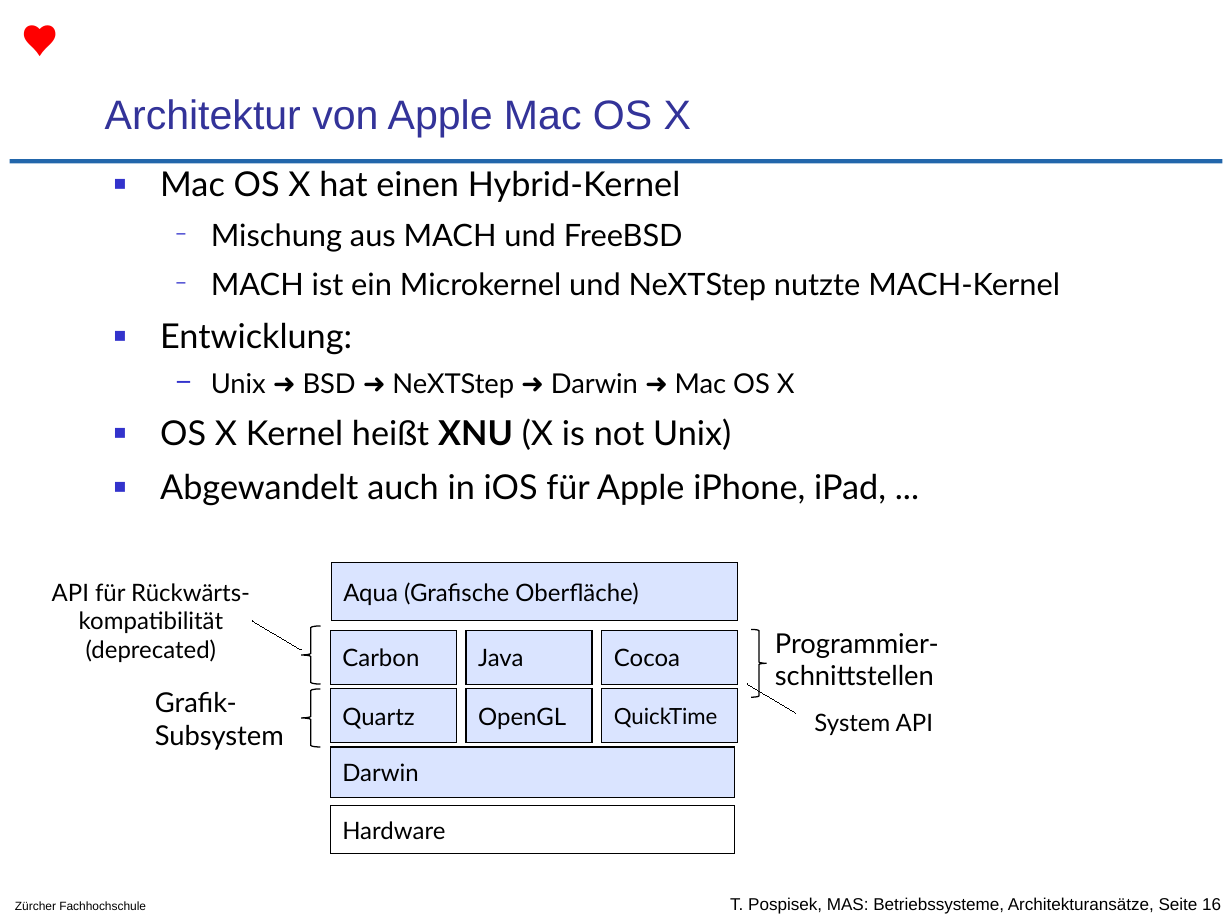
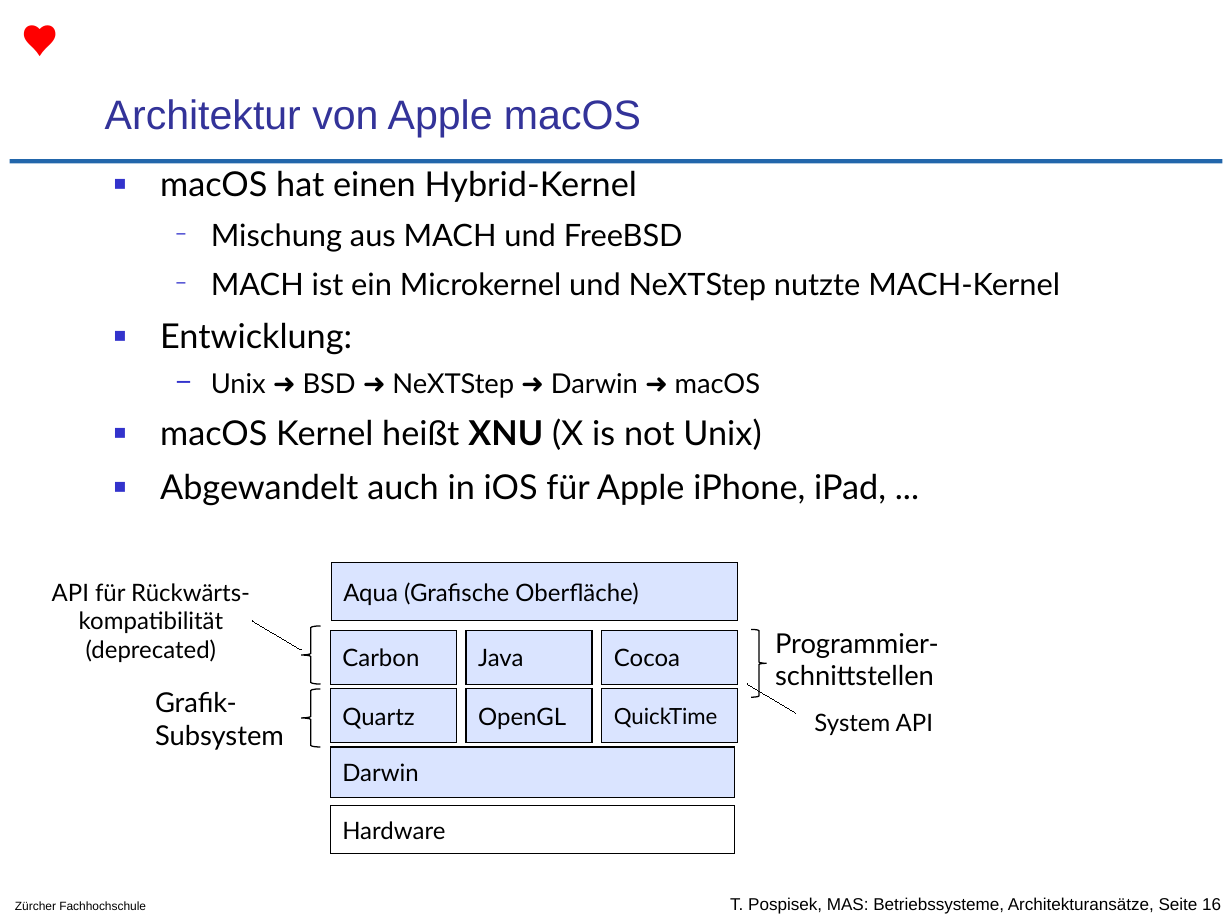
Before and after one commit to tpo/betriebssysteme, a slide deck: slide 16 of 02-2_Architekturansätze.odp. Drawn at 1232x924 pixels with LibreOffice and Linux fonts; fonts in the diff are those of the drawing; background and template pictures are left out. Boxes give left, top, right and bottom in pixels: in the first picture for what was removed or moved away, otherwise in the second. Text is boxed around its words. In the diff, an @@ line names an element or a change of style, - is before the commit and + after.

```diff
--- a/02-2_Architekturansätze.odp
+++ b/02-2_Architekturansätze.odp
@@ title at bbox=[105, 99, 641, 137]: text changed @@
-Architektur von Apple Mac OS X
+Architektur von Apple macOS
@@ text at bbox=[160, 170, 637, 202]: text changed @@
-■ Mac OS X hat einen Hybrid-Kernel
+■ macOS hat einen Hybrid-Kernel
@@ text at bbox=[160, 373, 761, 450]: text changed; size 16 to 20 pt @@
-  − Unix ➜ BSD ➜ NeXTStep ➜ Darwin ➜ Mac OS X
-■ OS X Kernel heißt XNU (X is not Unix)
+  − Unix ➜ BSD ➜ NeXTStep ➜ Darwin ➜ macOS
+■ macOS Kernel heißt XNU (X is not Unix)
```
Also in this commit, not shown: 1 other file.
